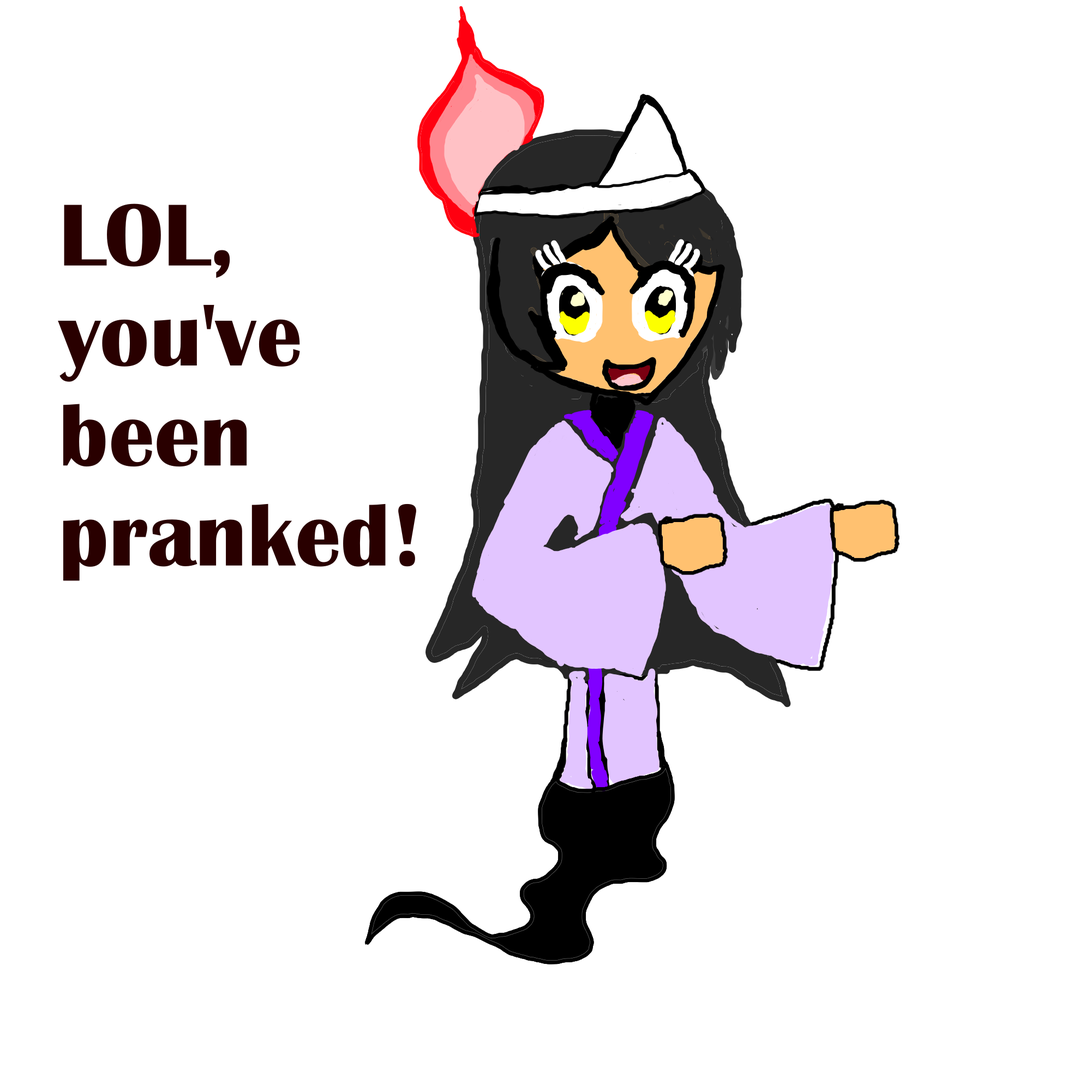
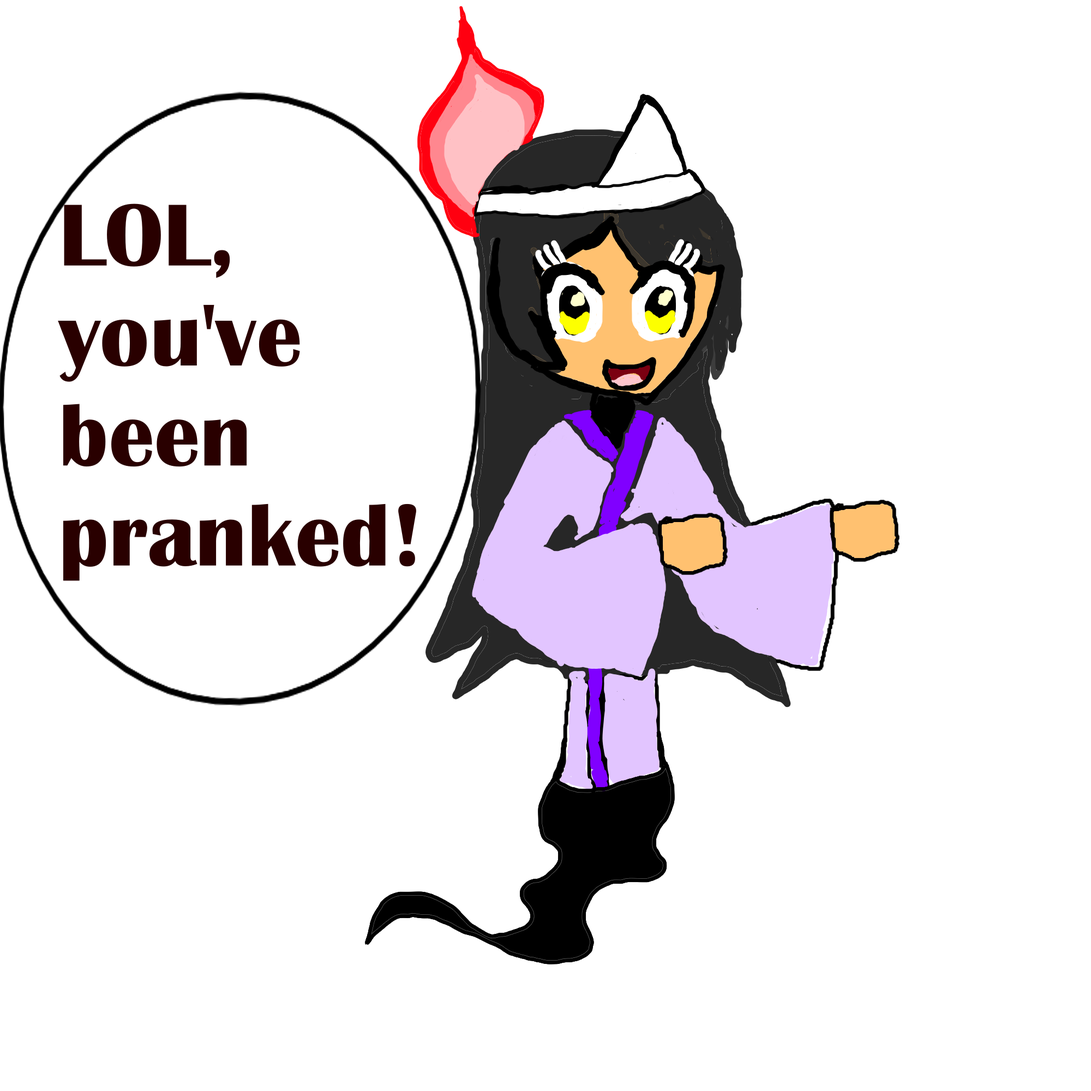
Before/after of a 1091x1091 layered artwork. What changed in the layer stack:
added layer "text speech" above "hands Merged" over left=0, top=91, right=482, bottom=707
painted on "hands Merged" over left=384, top=349, right=482, bottom=641
painted on "kimono color 1" over left=454, top=384, right=482, bottom=533
painted on "Copy of face" over left=426, top=209, right=482, bottom=420
painted on "hair 1" over left=419, top=186, right=482, bottom=599
painted on "upper boddy kimono" over left=454, top=384, right=482, bottom=533
painted on "Copy of upper body draft" over left=384, top=349, right=482, bottom=641
